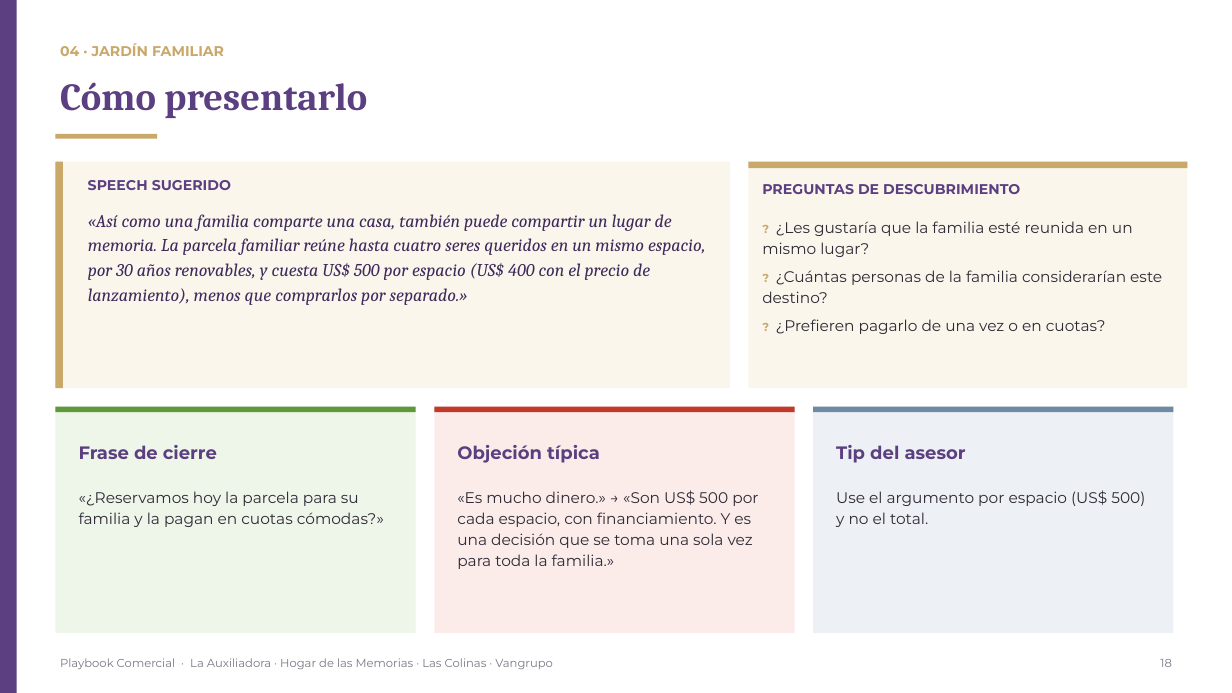
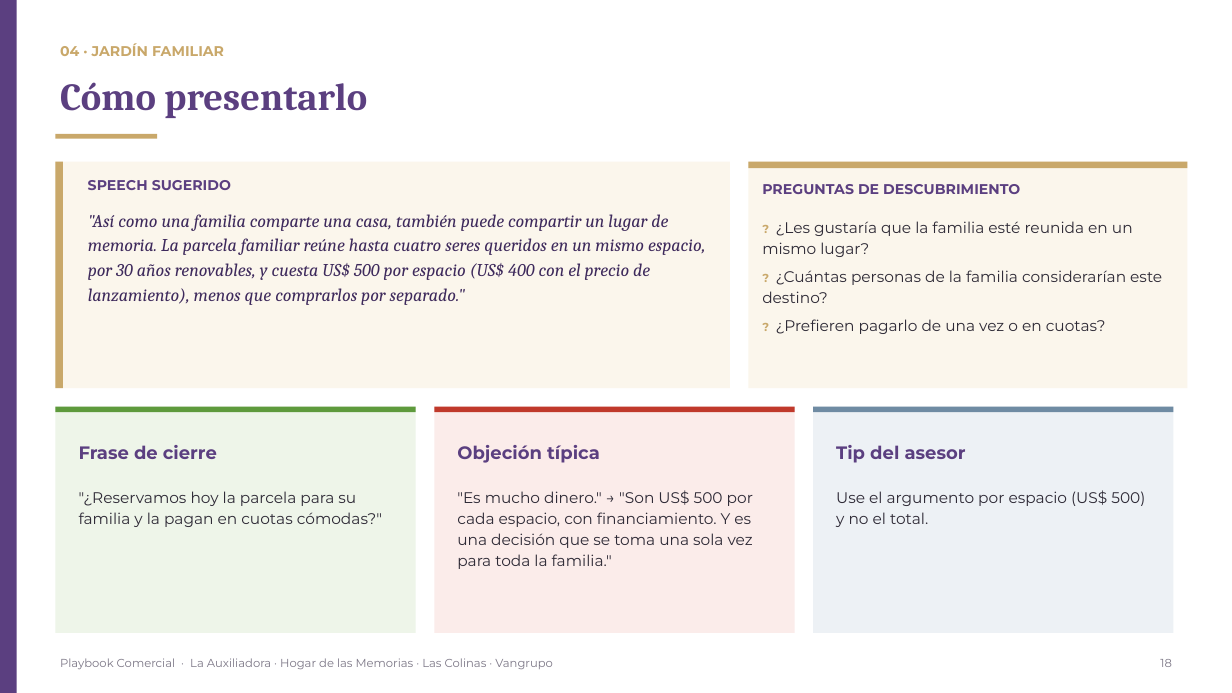
Before and after one commit to os267/teste, a slide deck: slide 18 of playbook/salida/Playbook_Comercial_Cremacion_Vangrupo.pptx. Drawn at 1232x693 pixels with LibreOffice and Linux fonts; fonts in the diff are those of the drawing. Boxes give left, top, right and bottom in pixels: in the first picture for what was removed or moved away, otherwise in the second. Text is boxed around its words. In the diff, an @@ line names an element or a change of style, - is before the commit and + after.

```diff
--- a/playbook/salida/Playbook_Comercial_Cremacion_Vangrupo.pptx
+++ b/playbook/salida/Playbook_Comercial_Cremacion_Vangrupo.pptx
@@ text at (88,214,705,305): text changed @@
-«Así como una familia comparte una casa, también puede compartir un lugar de memoria. La parcela familiar reúne hasta cuatro seres queridos en un mismo espacio, por 30 años renovables, y cuesta US$ 500 por espacio (US$ 400 con el precio de lanzamiento), menos que comprarlos por separado.»
+"Así como una familia comparte una casa, también puede compartir un lugar de memoria. La parcela familiar reúne hasta cuatro seres queridos en un mismo espacio, por 30 años renovables, y cuesta US$ 500 por espacio (US$ 400 con el precio de lanzamiento), menos que comprarlos por separado."
@@ text at (79,491,382,527): text changed @@
-«¿Reservamos hoy la parcela para su familia y la pagan en cuotas cómodas?»
+"¿Reservamos hoy la parcela para su familia y la pagan en cuotas cómodas?"
@@ text at (457,490,753,569): text changed @@
-«Es mucho dinero.» → «Son US$ 500 por cada espacio, con financiamiento. Y es una decisión que se toma una sola vez para toda la familia.»
+"Es mucho dinero." → "Son US$ 500 por cada espacio, con financiamiento. Y es una decisión que se toma una sola vez para toda la familia."
```
Also in this commit, not shown: 20 other slides changed, 10 other files.
